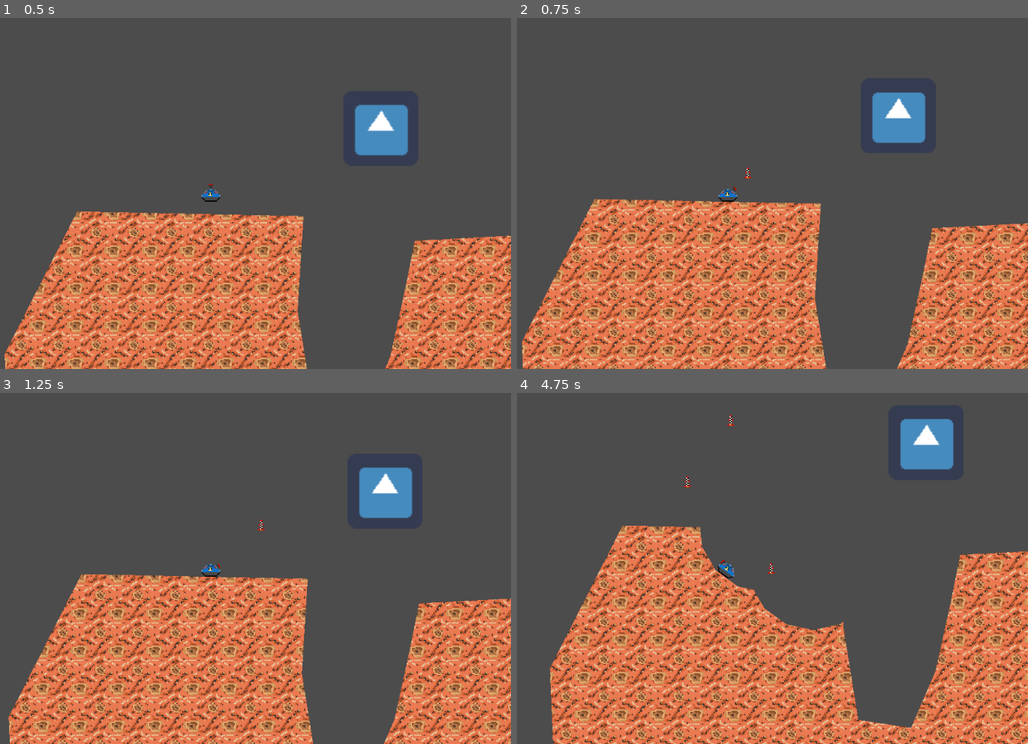
Above: before the commit, frames 1-4 (two rows, left to right).
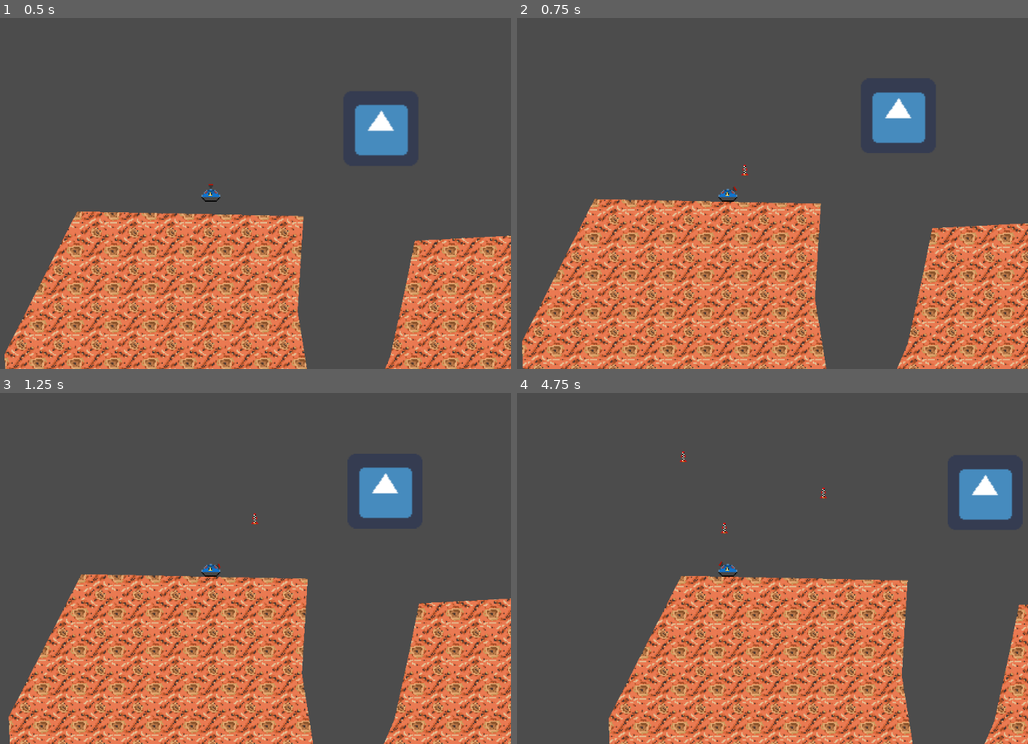
Above: after the commit, the same moments.

Repository: Blinc13/terrain_commander
Game: Godot game, scene res://TestScene.tscn
Same seed, same stepped clock (60 frames per second), same inputs: the game is played once before the commit and once after it. The project has no main scene, so this scene is started directly. The engine's default icon, where the game draws it, is replaced by a stand-in: a white triangle on a blue panel in a dark square.
Inputs (mouse positions are in pixels of both pictures, inside the frame that each line leads up to):
- Up to frame 1 (0.5 s): no input
- Up to frame 2 (0.75 s): move the mouse to (859, 175) at 0.52 s; hold A (right) from 0.53 s (still down); click (859, 175) at 0.6 s
- Up to frame 3 (1.25 s): keep holding A (right); tap W (up) at 0.77 s
- Up to frame 4 (4.75 s): move the mouse to (608, 586) at 1.27 s; click (608, 586) at 1.35 s; tap W (up) at 1.52, 3.02, 3.77, 4.52 s; move the mouse to (787, 491) at 2.02 s; release A (right) at 2.03 s; hold D (left) 2.03-2.78 s; click (787, 491) at 2.1 s; move the mouse to (695, 638) at 2.77 s; hold A (right) 2.78-4.28 s; click (695, 638) at 2.85 s; move the mouse to (910, 621) at 3.52 s; click (910, 621) at 3.6 s; move the mouse to (547, 515) at 4.27 s; hold D (left) from 4.28 s (still down); click (547, 515) at 4.35 s

Frame 1 is identical in both runs. In frame 2, less than 0.1% of the frame differs, in the area x 43-46%, y 41-46%; in frame 3, less than 0.1%; in frame 4, 40%, in the area x 6-100%, y 6-100%.

Commit message:
Fix

Diff:
--- a/src/objects/player.gd
+++ b/src/objects/player.gd
@@ -21,11 +21,7 @@
 		target_angle = clamp(p, -PI/2, PI/2)
 
 func _physics_process(delta):
-	var weight = abs(target_angle - barrel.rotation) / BARREL_MOVE_SPEED
-	var angle = lerp_angle(barrel.rotation, target_angle, weight)
-
-	barrel.rotation = angle
-
+	calculate_barrel_angle()
 
 	var input = Input.get_vector("right", "left", "up", "down")
 
@@ -46,11 +42,17 @@
 	if Input.is_action_just_pressed("fire"):
 		fire()
 
+func calculate_barrel_angle():
+	var weight = abs(target_angle - barrel.rotation) / BARREL_MOVE_SPEED
+	var angle = lerp_angle(barrel.rotation, target_angle, weight)
+
+	barrel.rotation = angle
+
 func fire():
 	var node = rocket.instance()
 
 	var angle = barrel.global_rotation
-	var dir = Vector2(sin(angle), cos(angle)).rotated(-PI/2)
+	var dir = Vector2(cos(angle), sin(angle)).rotated(-PI/2)
 
 	node.velocity = dir
 	node.position = position + dir * 15
--- a/src/singletons/polygon_generator.gd
+++ b/src/singletons/polygon_generator.gd
@@ -7,7 +7,7 @@
 	for x in range(0, 380, 24):
 		var angle = deg2rad(float(x))
 
-		var vertex = Vector2(sin(angle), cos(angle)) * radius
+		var vertex = Vector2(cos(angle), sin(angle)) * radius
 
 		output.push_back(vertex)
 
